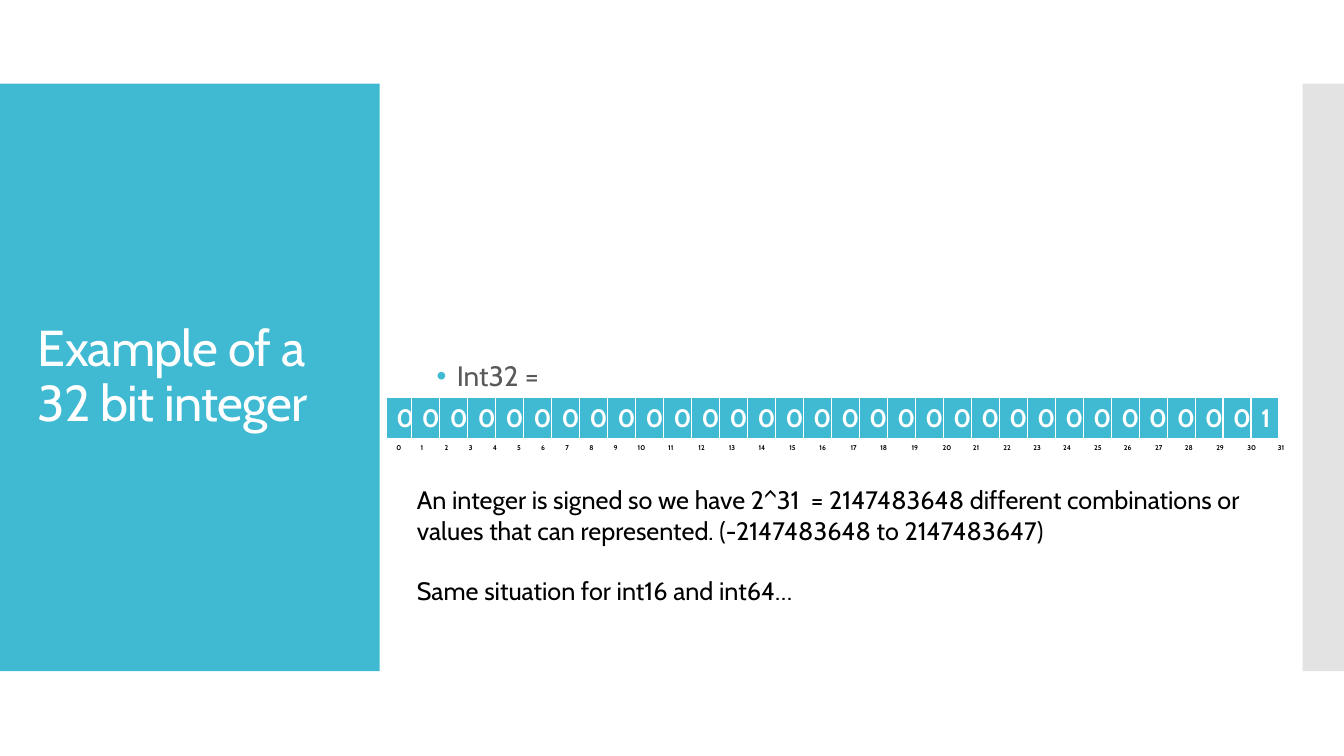
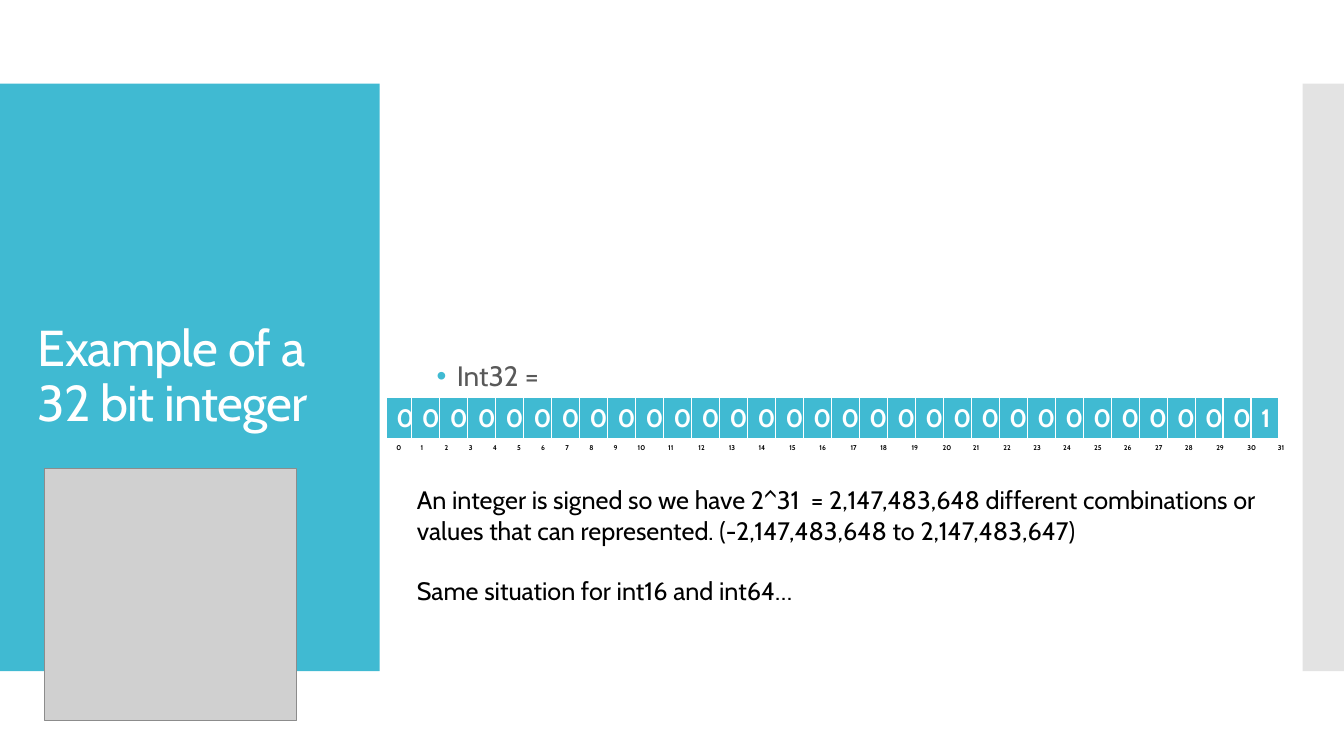
Before and after one commit to kevinlin47/Learn_Go, a slide deck: slide 3 of Data_types and variables/Datatypes_variables.pptx. Drawn at 1344x756 pixels with LibreOffice and Linux fonts; fonts in the diff are those of the drawing; grey boxes stand for pictures. Boxes give left, top, right and bottom in pixels: in the first picture for what was removed or moved away, otherwise in the second. Text is boxed around its words. In the diff, an @@ line names an element or a change of style, - is before the commit and + after.

```diff
--- a/Data_types and variables/Datatypes_variables.pptx
+++ b/Data_types and variables/Datatypes_variables.pptx
@@ picture added at (x1=44, y1=469, x2=296, y2=721) @@
@@ text at (x1=417, y1=490, x2=1255, y2=546): text changed @@
-An integer is signed so we have 2^31 = 2147483648 different combinations or values that can represented. (-2147483648 to 2147483647)
+An integer is signed so we have 2^31 = 2,147,483,648 different combinations or values that can represented. (-2,147,483,648 to 2,147,483,647)
```
Also in this commit, not shown: 3 other slides changed.
